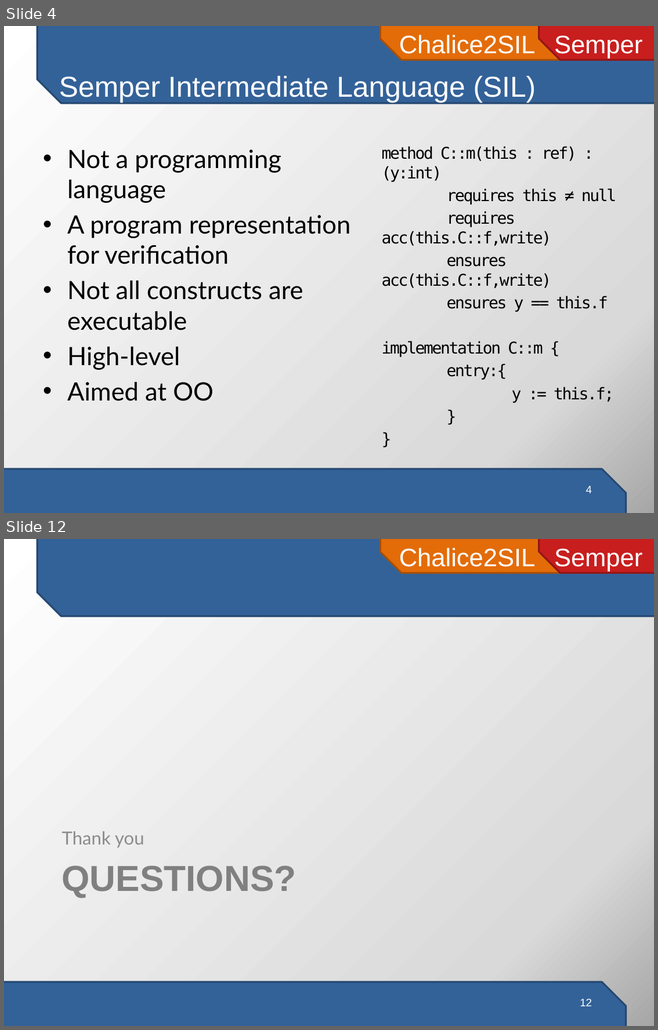
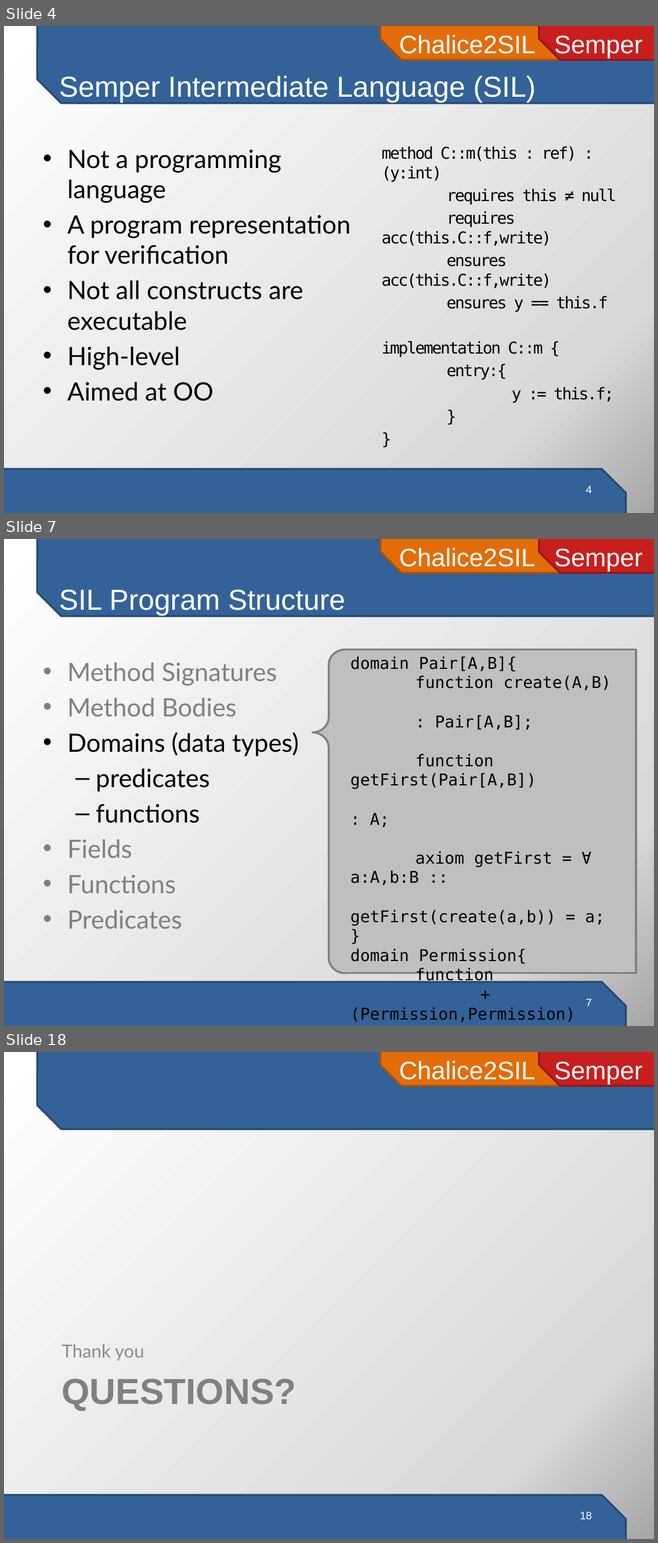
Before and after one commit to viperproject/chalice2silver, a slide deck: chalice2sil/doc/presentation/chalice2sil-presentation.pptx. Shown one above the other, each under a label of ours: slides 4 and 12 before the commit, slides 4, 7 and 18 after it; the slides between them are not shown. The pictures are 658x1030 and 658x1543 pixels, drawn with LibreOffice and Linux fonts; fonts in the diff are those of the drawing. Boxes give left, top, right and bottom in pixels: in the first picture for what was removed or moved away, otherwise in the second. Text is boxed around its words. In the diff, an @@ line names an element or a change of style, - is before the commit and + after.

```diff
--- a/chalice2sil/doc/presentation/chalice2sil-presentation.pptx
+++ b/chalice2sil/doc/presentation/chalice2sil-presentation.pptx
@@ slide 7 added at [4, 539, 654, 1026], background gradient #FFFFFF to #D9D9D9 to #A6A6A6; not listed: 4 template elements that a slide beside it also shows @@
@@ title added at [59, 589, 345, 616], 32 pt, text #FFFFFF @@
+SIL Program Structure
@@ left brace added at [313, 649, 345, 973], fill #BFBFBF, outline #808080 2.25 pt @@
@@ text added at [344, 649, 636, 973], fill #BFBFBF, outline #808080 2.25 pt, 18 pt, text #000000 @@
+domain Pair[A,B]{
+function create(A,B) : Pair[A,B];
+function getFirst(Pair[A,B]) : A;
+axiom getFirst = ∀ a:A,b:B ::
+getFirst(create(a,b)) = a;
+}
+domain Permission{
+function
++(Permission,Permission)
+: Permission
+predicate
+<(Permission,Permission);
+}
@@ text added at [67, 663, 299, 929], 28 pt, text #808080 @@
+• Method Signatures
+• Method Bodies
+• Domains (data types)
+  – predicates
+  – functions
+• Fields
+• Functions
+• Predicates
@@ page number added at [586, 999, 592, 1006], 12 pt, text #FFFFFF @@
+7
@@ what was slide 12 is now slide 18 @@
@@ page number at [579, 1512, 592, 1519]: text changed @@
-12
+18
```
Also in this commit, not shown: 2 slides changed, 11 other slides added, 1 other file.
